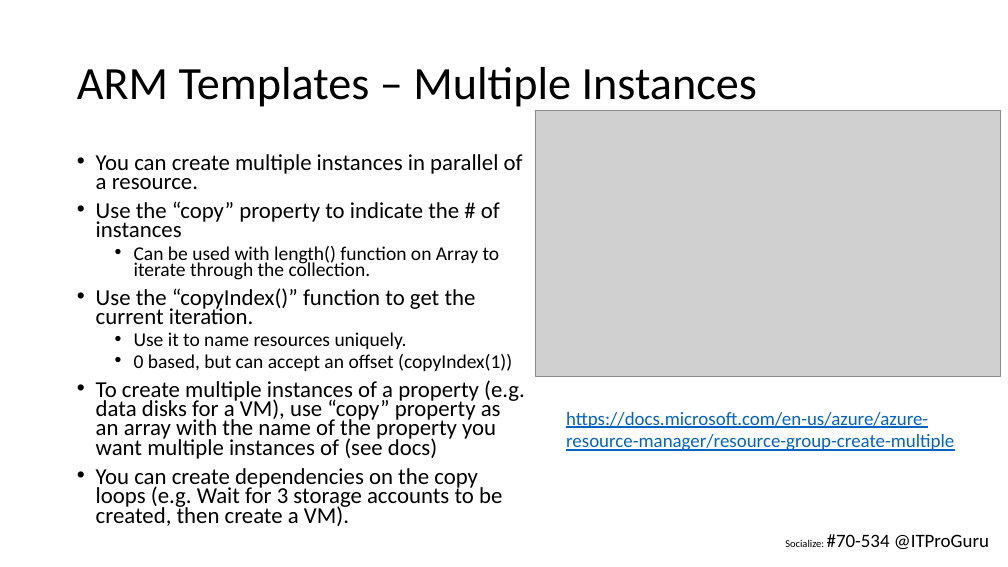
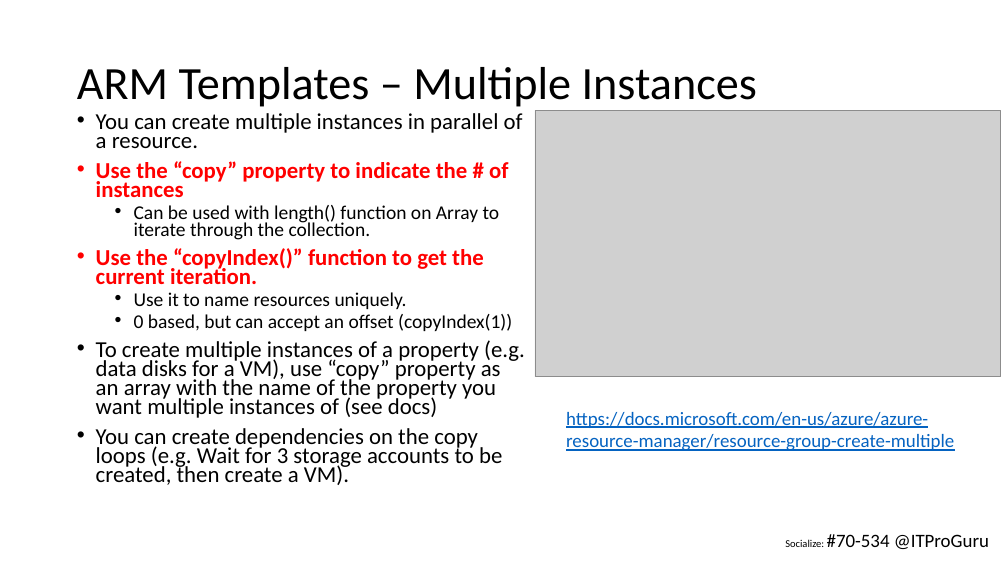
Before and after one commit to michaelsrichter/70534ExamPrep, a slide deck: slide 36 of Decks/70-534_NYC_Compute_Arch_Final.pptx. Drawn at 1008x567 pixels with LibreOffice and Linux fonts; fonts in the diff are those of the drawing; grey boxes stand for pictures. Boxes give left, top, right and bottom in pixels: in the first picture for what was removed or moved away, otherwise in the second. Text is boxed around its words. In the diff, an @@ line names an element or a change of style, - is before the commit and + after.

```diff
--- a/Decks/70-534_NYC_Compute_Arch_Final.pptx
+++ b/Decks/70-534_NYC_Compute_Arch_Final.pptx
@@ text "You can create multiple instances ...": place and size @@
-text "You can create multiple instances ..." at box(96, 154, 525, 526)
+text "You can create multiple instances ..." at box(96, 113, 525, 485)
@@ text at box(96, 161, 508, 284): text colour #000000 to #FF0000, bold on in "Use the “copy” property to indicate the ...", "Use the “copyIndex()” function to get the ..." @@
```
Also in this commit, not shown: 26 other slides changed.
